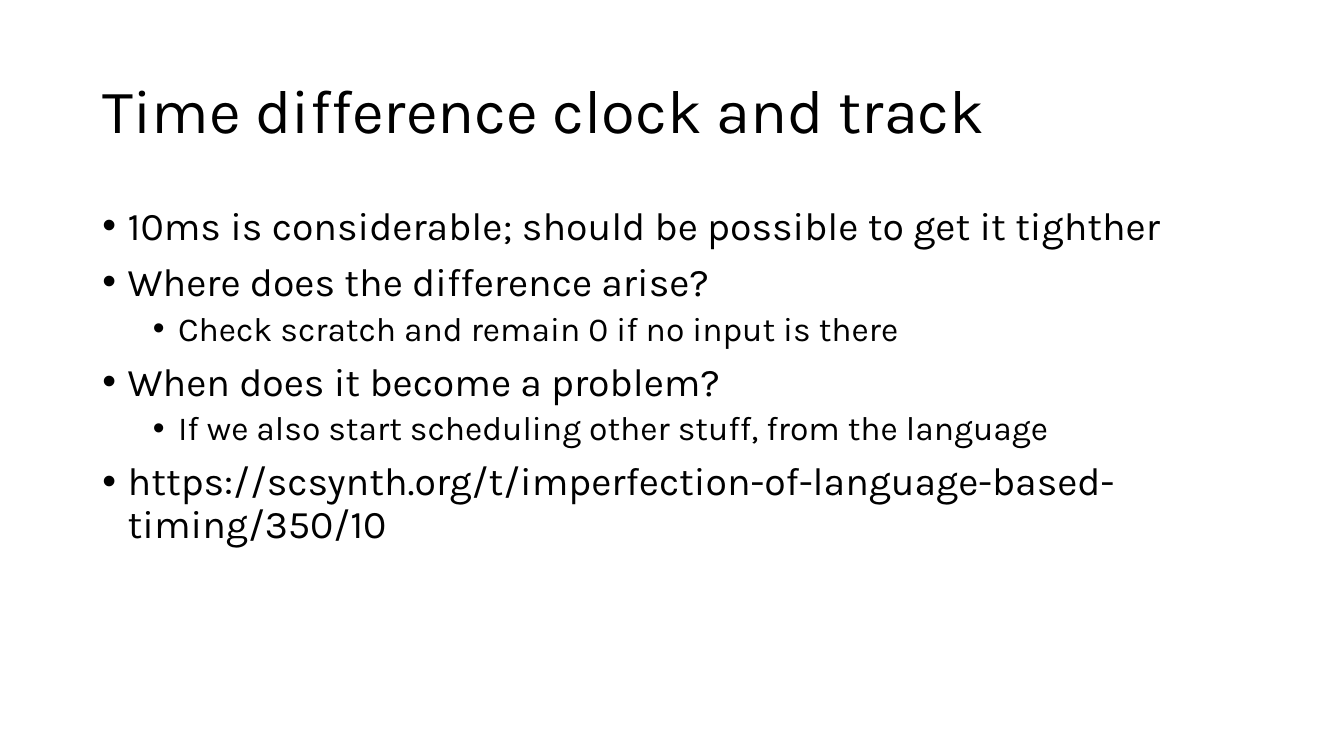
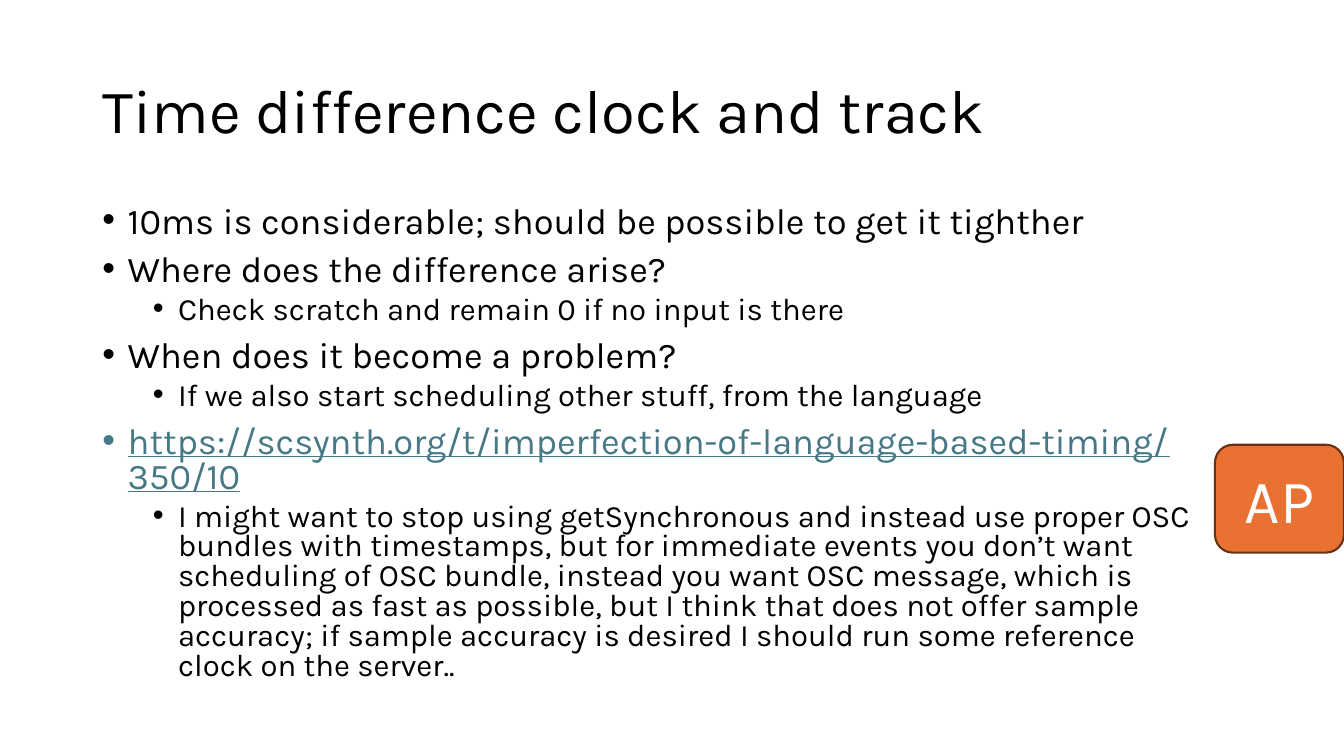
Before and after one commit to pier3100/SUDJ-peripheral, a slide deck: slide 23 of Design Log/DJ deck.pptx. Drawn at 1344x756 pixels with LibreOffice and Linux fonts; fonts in the diff are those of the drawing. Boxes give left, top, right and bottom in pixels: in the first picture for what was removed or moved away, otherwise in the second. Text is boxed around its words. In the diff, an @@ line names an element or a change of style, - is before the commit and + after.

```diff
--- a/Design Log/DJ deck.pptx
+++ b/Design Log/DJ deck.pptx
@@ text at (128,209,1169,492): size 28 to 25.9 pt in "10ms is considerable; should be possible to ...", "Where does the difference arise?", "When does it become a problem?", "https://scsynth.org/t/imperfection-of-language-based-timing/ ..."; size 24 to 22.2 pt in "Check scratch and remain 0 if no ...", "If we also start scheduling other stuff, ..."; text colour #000000 to #467886, underline on in "https://scsynth.org/t/imperfection-of-language-based-timing/ ..."; line spacing 0.9 to 0.8 @@
@@ rounded rectangle added at (1215,445,1344,553), fill #E97132, outline #663216 1.5 pt, 44 pt, text #FFFFFF @@
+AP
@@ text at (178,505,1190,677): paragraph added @@
+  • I might want to stop using getSynchronous and instead use proper OSC bundles with timestamps, but for immediate events you don’t want scheduling of OSC bundle, instead you want OSC message, which is processed as fast as possible, but I think that does not offer sample accuracy; if sample accuracy is desired I should run some reference clock on the server..
```
Also in this commit, not shown: 2 slides added, 6 other files.
